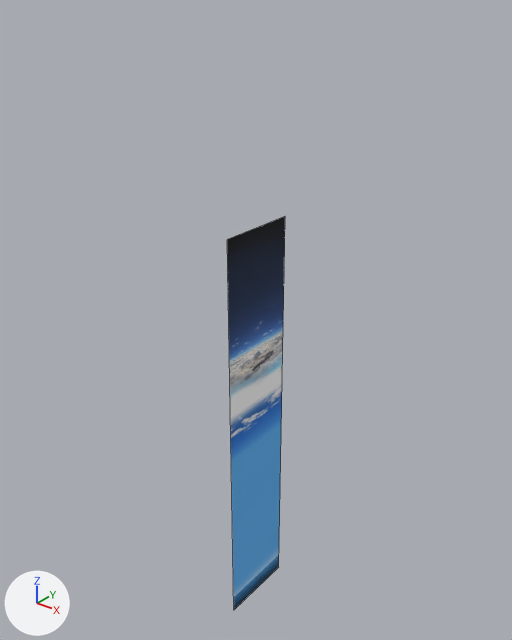
Before and after pictures for a commit that changed the FBX model Assets/My/Nuri/LauncherModel/BG_Sky.fbx.
Rendered twice from a 50 mm lens placed at (594.0, -668.0, 870.0), pointed at (46.0, 17.0, 446.0). Every picture has the same lights, and +X, +Y and +Z are marked at lower left. The first picture is the older version. Mesh edges are drawn as thin lines. Where no turn or scale is listed for an object, it has been applied to the vertices.

In view in the first picture: 'BG_Sky'.
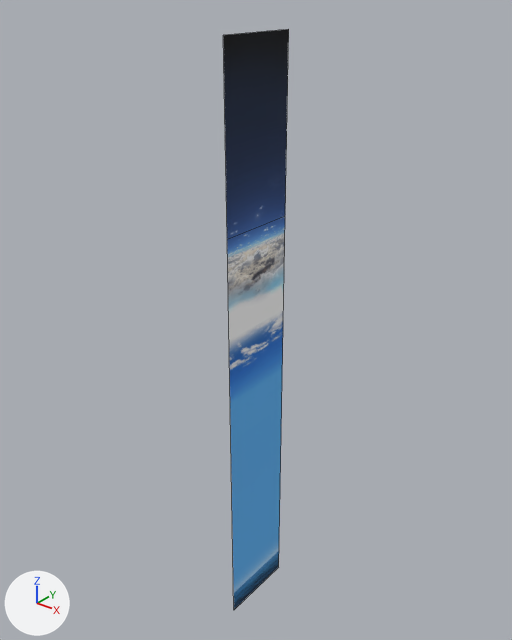
What differs and where, as boxes (x1, y1, x2, y2) in the pictures (512 x 640 px):
'BG_Sky', reshaped (14% wider, 48% taller): before (227, 217, 285, 610); after (223, 29, 289, 610)
part 1 of me_bg_sky, added (blue): after (223, 29, 289, 239)
part 2 of me_bg_sky, surface changed: (227, 217, 285, 606) in both

Edits to the bpy script that builds the scene:
```text
Change me_bg_sky:
    used by ob_bg_sky; location = (0.0, 0.0, 0.0)
    verts and faces of me_bg_sky; kept vertices keep their numbers, new ones are numbered from 4
    before: 2 (64.0, 56.0, 586.0) at pixel (285, 216), 3 (64.0, -60.0, 586.0) at pixel (227, 239)
    remove me_bg_sky.from_pydata(...)  # 4 vertices, 1 face; spans x 64.0, y -60.0..56.0, z -27.0..586.0
    add me_bg_sky.from_pydata(...)  # 6 vertices, 2 faces; spans x 64.0, y -60.0..56.0, z -27.0..814.0
    me_bg_sky part 1
    add verts[4] = (64.0, 56.0, 814.0)  # pixel (288, 29)
    add verts[5] = (64.0, -60.0, 814.0)  # pixel (223, 35)
    add faces += [(2, 3, 5, 4)]
    me_bg_sky part 2: 1 kept faces spanning x 64.0, y -60.0..56.0, z -27.0..586.0 get new texture (UV) coordinates
```
